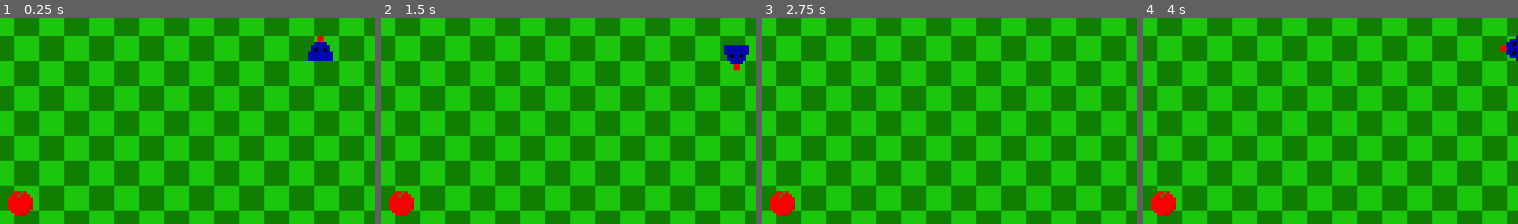
Above: before the commit, frames 1-4 (left to right).
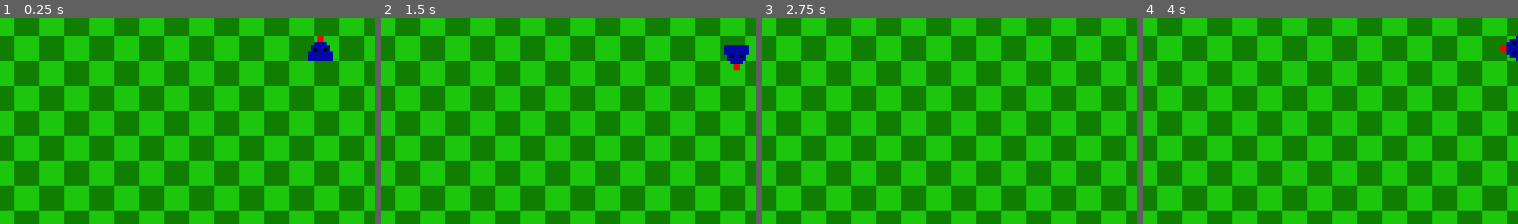
Above: after the commit, the same moments.

Repository: FonkinS/Tutorials
Game: Godot game, scene res://Main.tscn
The game is run twice, just before and just after one commit, with the same random seed, the same clock (stepped at 60 frames per second) and the same inputs.
Inputs:
- Up to frame 1 (0.25 s): no input
- Up to frame 2 (1.5 s): tap Enter at 0.5 s; hold Right (ui_right) 0.53-1.28 s; hold Down (ui_down) from 1.28 s (still down)
- Up to frame 3 (2.75 s): tap Space at 2 s; release Down (ui_down) at 2.03 s; hold Right (ui_right) from 2.03 s (still down)
- Up to frame 4 (4 s): release Right (ui_right) at 2.78 s; hold Up (ui_up) 2.78-3.53 s; hold Left (ui_left) from 3.53 s (still down)
The pictures show only the part of the screen within x 9-59%, y 33-83%; the shares and areas given below are measured in that part.

The runs differ from the first frame. In frame 1, 0.7% of the frame differs, in the area x 2-9%, y 83-97%; in frame 2, 0.7%; in frame 3, 0.7%; in frame 4, 0.7%.

Commit message:
Update Main.tscn

Diff:
--- a/Snake_Game/Main.tscn
+++ b/Snake_Game/Main.tscn
@@ -10,5 +10,3 @@
 
 [node name="Player" parent="." instance=ExtResource( 2 )]
 position = Vector2( 528.358, 248.293 )
-
-[node name="Apple" parent="." instance=ExtResource( 3 )]
